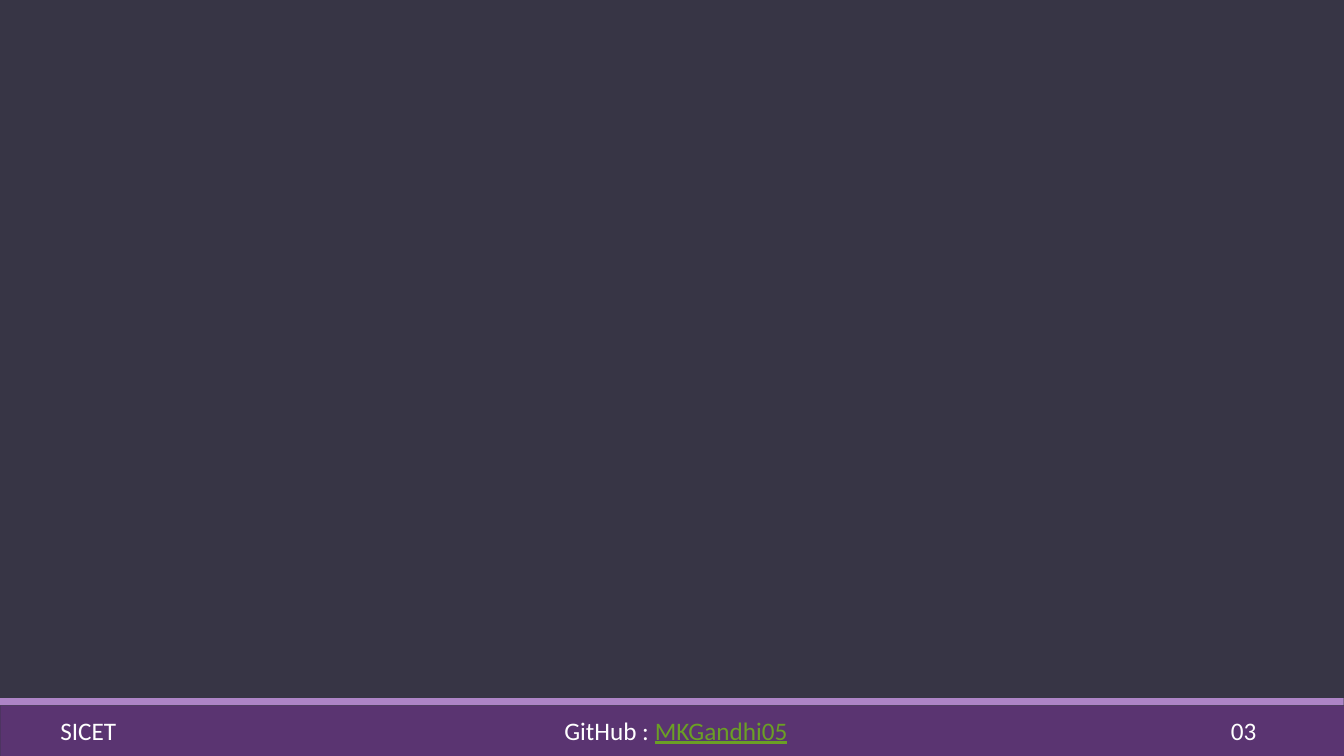
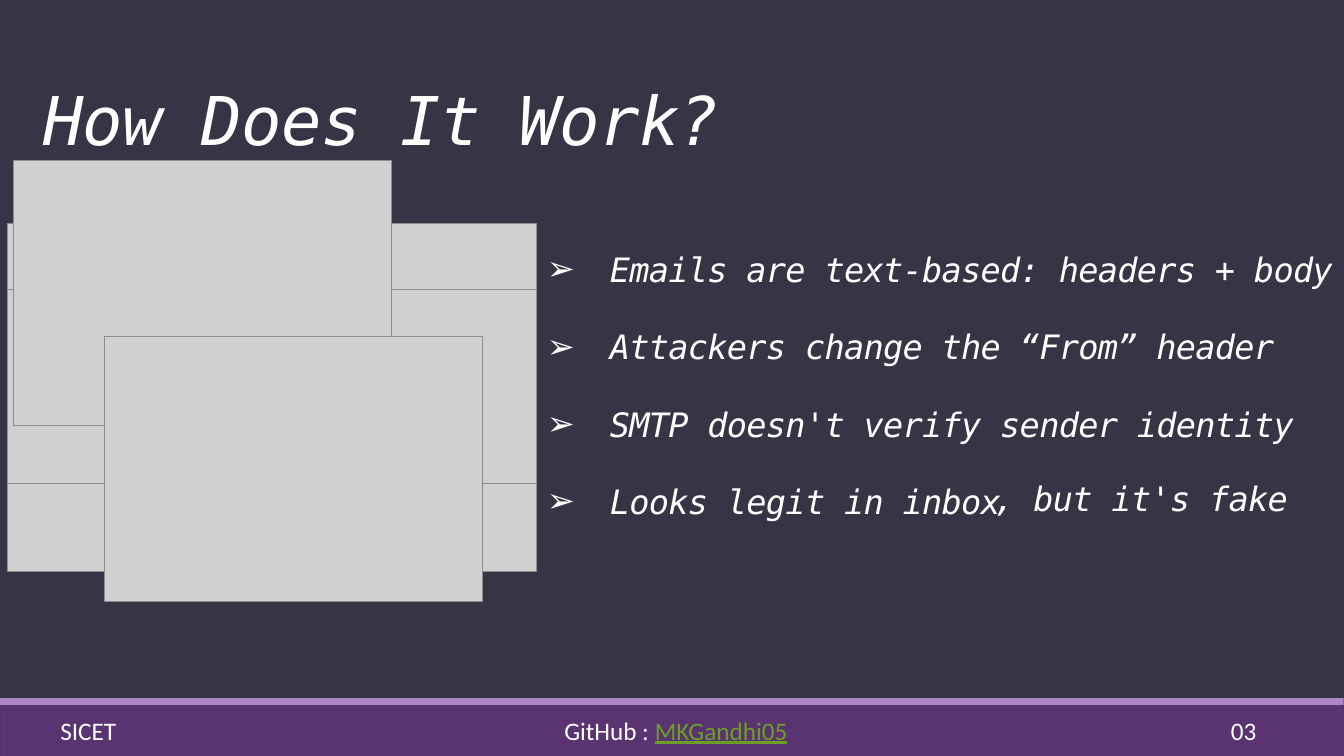
Before and after one commit to MKGandhi05/MyPPTs, a slide deck: slide 3 of B-Tech III-II CS Email-Spoofing-Instance/Presentation.pptx. Drawn at 1344x756 pixels with LibreOffice and Linux fonts; fonts in the diff are those of the drawing; grey boxes stand for pictures. Boxes give left, top, right and bottom in pixels: in the first picture for what was removed or moved away, otherwise in the second. Text is boxed around its words. In the diff, an @@ line names an element or a change of style, - is before the commit and + after.

```diff
--- a/B-Tech III-II CS Email-Spoofing-Instance/Presentation.pptx
+++ b/B-Tech III-II CS Email-Spoofing-Instance/Presentation.pptx
@@ text added at (43,94,719,146), 48 pt, text #FFFFFF, italic @@
+How Does It Work?
@@ picture added at (13,160,391,425) @@
@@ picture added at (7,224,537,572) @@
@@ text added at (610,256,1333,521), 24 pt, text #FFFFFF, italic @@
+➢ Emails are text-based: headers + body
+➢ Attackers change the “From” header
+➢ SMTP doesn't verify sender identity
+➢ Looks legit in inbox
@@ picture added at (7,290,537,484) @@
@@ picture added at (104,337,482,602) @@
@@ text added at (1033,485,1288,512), 24 pt, text #FFFFFF, italic @@
+, but it's fake
```
Also in this commit, not shown: 6 slides added, 5 other files.
